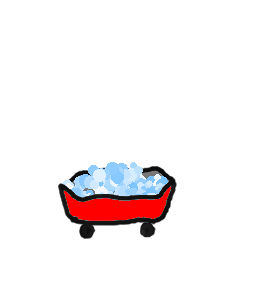
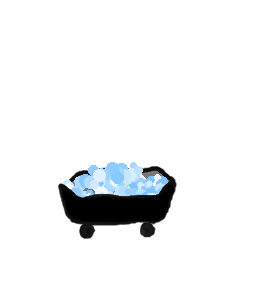
Two versions of the same layered image (256x288). Layer-by-layer changes:
added layer "Treść copy" above "Treść" over [61,185,175,223]
hid "Treść" over [61,185,175,223]
